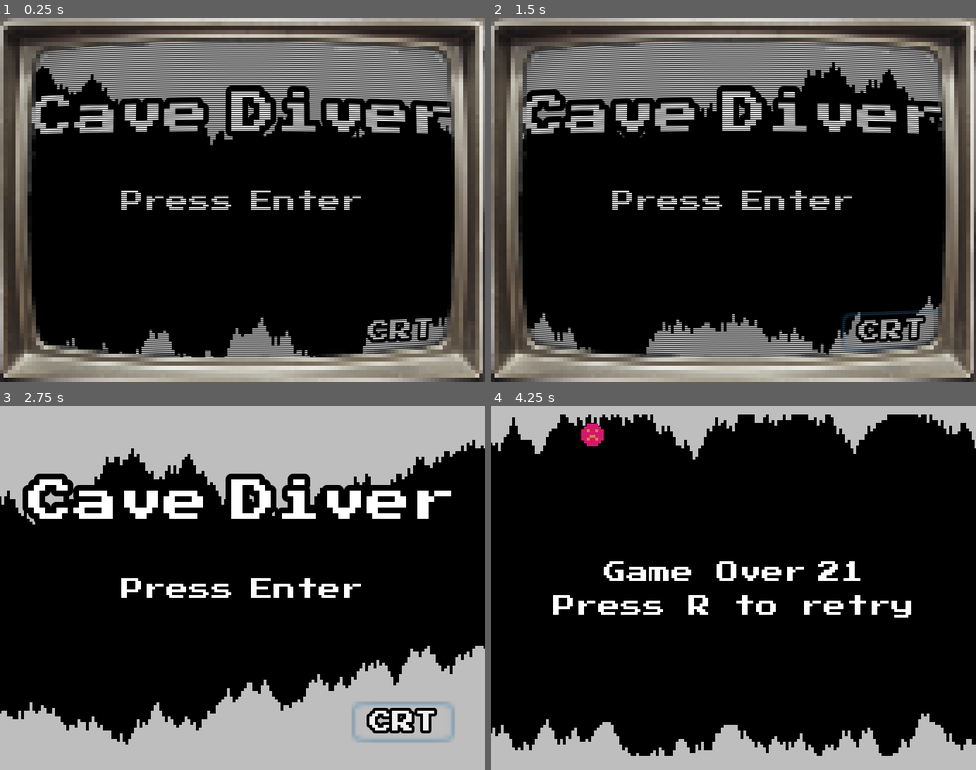
Above: before the commit, frames 1-4 (two rows, left to right).
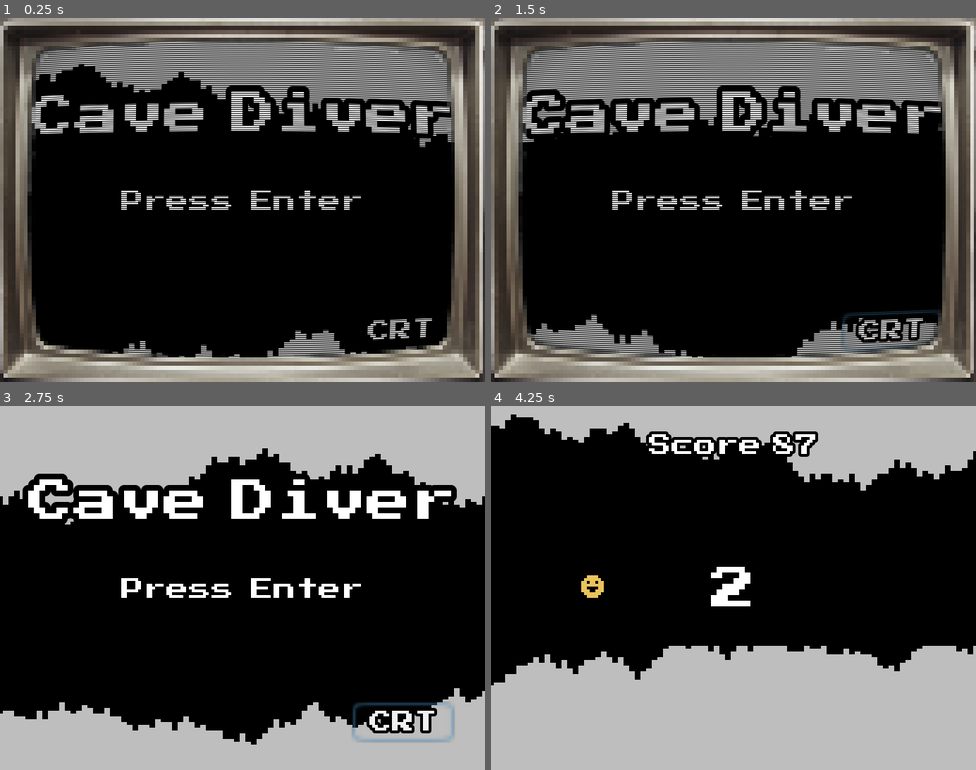
Above: after the commit, the same moments.

Repository: JhonAlexRojas/My_new_first_game
Game: Godot game, scene res://Scenes/Menu.tscn
Two runs of this game, one before a commit and one after it. Both use one fixed random seed, a clock stepped at 60 frames per second and the inputs below.
Inputs:
- Up to frame 1 (0.25 s): no input
- Up to frame 2 (1.5 s): click "CRT" at 0.5 s; click "CRT" at 1.25 s
- Up to frame 3 (2.75 s): click "CRT" at 2 s
- Up to frame 4 (4.25 s): tap Enter (ui_accept) at 2.75, 2.85, 3.02, 3.32, 3.6, 3.77, 4.07 s; tap R at 3.5 s

The runs differ from the first frame. In frame 1, 4.4% of the frame differs, in the area x 6-94%, y 12-94%; in frame 2, 5.3%; in frame 3, 12%; in frame 4, 34%, in the area x 0-100%, y 2-97%.

Commit message:
1.1 Beta
Add Countdown

Diff:
--- /dev/null
+++ b/Scenes/Countdown.gd
@@ -0,0 +1,18 @@
+extends Control
+
+
+signal countdownout
+var time = 0.0
+
+
+func _ready():
+	$CountdownTimer.start()
+
+
+func _process(delta):
+	$Label.text = str(int($CountdownTimer.time_left))
+
+
+func _on_CountdownTimer_timeout():
+	emit_signal("countdownout")
+	visible = false
--- /dev/null
+++ b/Scenes/Countdown.tscn
@@ -0,0 +1,30 @@
+[gd_scene load_steps=4 format=2]
+
+[ext_resource path="res://Fonts/PressStart2P-Regular.ttf" type="DynamicFontData" id=1]
+[ext_resource path="res://Scenes/Countdown.gd" type="Script" id=2]
+
+[sub_resource type="DynamicFont" id=1]
+font_data = ExtResource( 1 )
+
+[node name="Countdown" type="Control"]
+anchor_right = 1.0
+anchor_bottom = 1.0
+script = ExtResource( 2 )
+
+[node name="Label" type="Label" parent="."]
+anchor_left = 0.5
+anchor_top = 0.5
+anchor_right = 0.5
+anchor_bottom = 0.5
+margin_left = -40.0
+margin_top = -8.0
+margin_right = 40.0
+margin_bottom = 8.0
+custom_fonts/font = SubResource( 1 )
+align = 1
+
+[node name="CountdownTimer" type="Timer" parent="."]
+wait_time = 4.0
+one_shot = true
+
+[connection signal="timeout" from="CountdownTimer" to="." method="_on_CountdownTimer_timeout"]
--- a/Scenes/Level.tscn
+++ b/Scenes/Level.tscn
@@ -1,8 +1,9 @@
-[gd_scene load_steps=5 format=2]
+[gd_scene load_steps=6 format=2]
 
 [ext_resource path="res://Scenes/Player.tscn" type="PackedScene" id=1]
 [ext_resource path="res://Scenes/Cave.tscn" type="PackedScene" id=2]
 [ext_resource path="res://Scenes/HUB.tscn" type="PackedScene" id=3]
+[ext_resource path="res://Scenes/Countdown.tscn" type="PackedScene" id=4]
 [ext_resource path="res://Scenes/CRT.tscn" type="PackedScene" id=5]
 
 [node name="Level" type="Node"]
@@ -15,5 +16,7 @@
 
 [node name="CRT" parent="." instance=ExtResource( 5 )]
 
+[node name="Countdown" parent="." instance=ExtResource( 4 )]
+
 [connection signal="game_over" from="Player" to="HUB" method="_on_Player_game_over"]
 [connection signal="game_over" from="Player" to="Cave" method="_on_Player_game_over"]
--- a/Scripts/Cave.gd
+++ b/Scripts/Cave.gd
@@ -9,7 +9,7 @@
 onready var width = get_viewport().get_size_override().x
 
 
-func _process(_delta):
+func _physics_process(_delta):
 	if not game_over:
 		update_cave()
 		update() # Update CanvasItem
@@ -22,7 +22,7 @@
 			cave.remove(0)
 
 	# Add more cave
-	while len(cave) <= width:
+	while len(cave) <= width / 2:
 		var col = {}
 		var up = floor(rand_range(-3, 4))
 		var down = floor(rand_range(-3, 4))
@@ -33,8 +33,8 @@
 
 func _draw(): # Draw in CanvaItem
 	for i in range(len(cave)):
-		draw_line(Vector2(i, 0), Vector2(i, cave[i]["top"]), Color.gray, 1.1)
-		draw_line(Vector2(i, 129), Vector2(i, cave[i]["btm"]), Color.gray, 1.1)
+		draw_line(Vector2(i * 2, 0), Vector2(i * 2, cave[i]["top"]), Color.gray, 2)
+		draw_line(Vector2(i * 2, 129), Vector2(i * 2, cave[i]["btm"]), Color.gray, 2)
 
 
 func _on_Player_game_over():
--- a/Scripts/HUB.gd
+++ b/Scripts/HUB.gd
@@ -3,7 +3,6 @@
 
 var score = 0
 var game_over = false
-var names = {674: 'Javo', 123: 'SuperDupi', 537: 'Godot Man', 876: 'Gus', 983: 'Azirafel'}
 onready var speed = get_node("../Cave").speed
 
 
@@ -29,6 +28,5 @@
 
 	# Hide the Score and show the Game Over screen
 	get_node("GameOverContainer").visible = true
-	get_node("GameOverContainer/HBoxContainer/Label").text = names.get(score / 10, 'Game Over')
 	get_node("ScoreContainer").visible = false
 	get_node("GameOverContainer/HBoxContainer/Score").text = str(score)
--- a/Scripts/Player.gd
+++ b/Scripts/Player.gd
@@ -4,36 +4,41 @@
 signal game_over
 
 
-const GRAVITY = 0.2 * 60.0
+const GRAVITY = 0.14 * 60.0
 var dy = 0.0 # Displacement in the Y axis
 var game_over = false
+var stop = true
 
 
 func _ready():
 	position = Vector2(32, 60)
+	yield(get_tree().create_timer(3), "timeout")
+	stop = false
 
 
 func _process(_delta):
-	draw_player()
+	if not stop:
+		draw_player()
 
-	# Update Player
-	if not game_over:
-		check_hit()
-		move_player()
+		# Update Player
+		if not game_over:
+			check_hit()
+			move_player()
 
 
 func _physics_process(delta):
-	dy += GRAVITY
+	if not stop:
+		dy += GRAVITY
 
-	# Move to new position
-	if not game_over:
-		position.y += dy * delta
+		# Move to new position
+		if not game_over:
+			position.y += dy * delta
 
 
 func move_player():
 	# Jump
 	if Input.is_action_just_pressed("ui_accept"):
-		dy -= 5.0 * 60.0
+		dy -= 4.0 * 60.0
 		$AudioStreamPlayer.play()
 
 
Not shown, changed: export_presets.cfg
